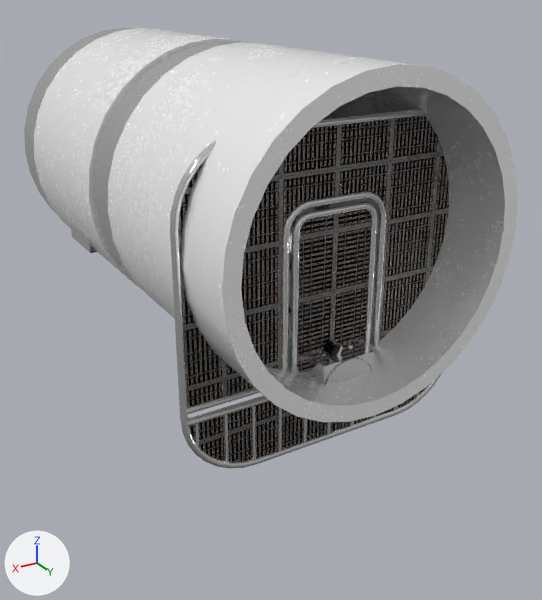
Before and after pictures for a commit that changed the FBX model public/models/objects_group.fbx.
One viewpoint serves both versions: a 50 mm camera at (0.0671, 0.0919, 0.0622) aimed at (-0.007, -0.0315, 0.0005). Every picture has the same lights, and +X, +Y and +Z are marked at lower left. The older version comes first. Objects named as collision shapes, trigger or cutter boxes, shadow casters or lower levels of detail are left out. Where no turn or scale is listed for an object, it has been applied to the vertices. Vertices at exactly the same position are counted once.
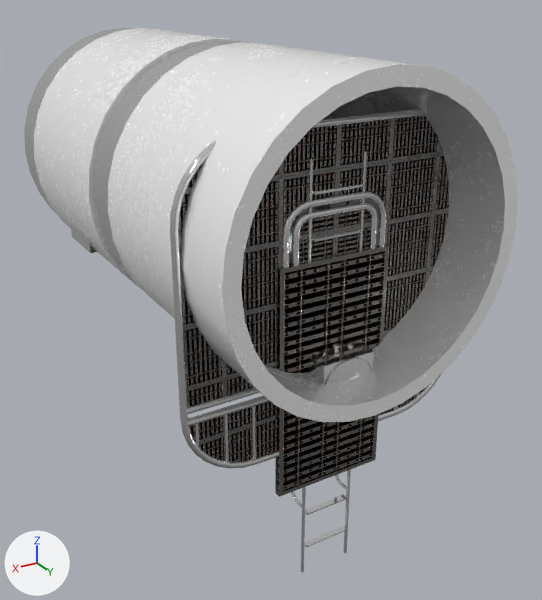
Where the newer file only moved an object's origin or applied its transform, the numbers keep the older frame.

What differs and where, as boxes (x1, y1, x2, y2) in the pictures (542 x 600 px):
'door', shown
    after: (275, 245, 389, 497)
'ladder', shown
    after: (291, 151, 367, 573)
'terminal_screen', hidden (mostly hidden)
    before: (323, 341, 338, 355)
'terminal_base', hidden (mostly hidden)
    before: (330, 338, 343, 355)
'pTorus30', unchanged, covered by the edit
    before: (298, 210, 371, 372)
    after: (299, 210, 371, 264)

What changed in the scene script:
```text
Add mat_plastic_matte:
    mat_plastic_matte = bpy.data.materials.new('plastic_matte')
    # colours: white #ffffff
    # uses the picture img_metal_rough_normal_jpg
Change me_mesh_109:
    used by ob_ladder; location = (0.0, -0.25, -0.125)
    remove me_mesh_109.from_pydata(...)  # 588 vertices, 644 faces; spans x -0.53..0.53, y -4.0..3.88, z -0.06..0.41
    add me_mesh_109.from_pydata(...)  # 588 vertices, 644 faces; spans x -0.01..0.01, y 0.25, z 0.08..0.16
    me_mesh_109 part 2: the whole mesh is turned 90 degrees about the x axis through its middle and scaled by 0.01, then moved by (0.0, 0.31, -0.05)
Change me_mesh_104:
    used by ob_terminal_base; parent = ob_terminal; location = (0.0, 0.333, 0.0)
    remove me_mesh_104.from_pydata(...)  # 104 vertices, 83 faces; spans x -0.312..0.312, y -0.333..0.333, z -0.312..0.312
    remove me_mesh_104.materials.append(mat_chrome)  # white #e9e9e9
    add me_mesh_104.from_pydata(...)  # 80 vertices, 65 faces; spans x -0.036..0.298, y -0.215..0.319, z -0.3..0.3
    me_mesh_104 part 1
    16 vertices are removed from x 0.012..0.312, y -0.187..0.333, z -0.3..0.3
    32 faces are deleted
    16 vertices are added at x 0.026..0.298, y -0.162..0.309, z -0.272..0.272
    10 new vertices lie (0.024, 0.014, 0.0) away from vertices in x -0.036..0.264, y -0.215..0.305, z -0.3..0.3
    6 new vertices lie (0.025, 0.014, 0.0) away from vertices in x -0.018..0.259, y -0.207..0.272, z -0.3..0.3
    48 new faces join them
    other edits to the shape of me_mesh_104 do not show in these pictures
    add me_mesh_104.materials.append(mat_plastic_matte)
Change ob_door:
    remove ob_door.hide_viewport = True
Change ob_terminal_screen:
    add ob_terminal_screen.hide_viewport = True
Change ob_ladder:
    remove ob_ladder.hide_viewport = True
Change ob_terminal_base:
    add ob_terminal_base.hide_viewport = True
```
